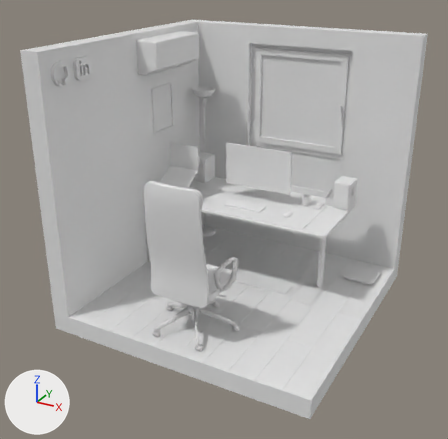
The glTF model public/models/room.glb, before and after one commit.
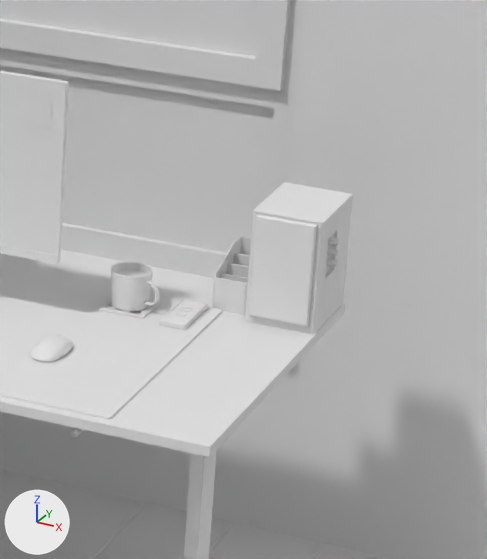
Old and new are each drawn whole from a 50 mm camera at (11.27, -21.85, 14.01) aimed at (-0.28, -0.87, 3.52) and again close up on the part from 62% to 87% of the width and 31% to 60% of the height. The axes (+X, +Y, +Z) are drawn at lower left. The lights are the same throughout. Where no turn or scale is listed for an object, it has been applied to the vertices.

The first close-up shows 'Coaster', 'Cup', 'Mouse_pad', 'floor', 'glass-bottom', 'glass-top', 'monitor', 'monitor_screen', 'right_speaker', 'tabletop', 'top-part', 'wall-right', 'window', 'window-frame'.
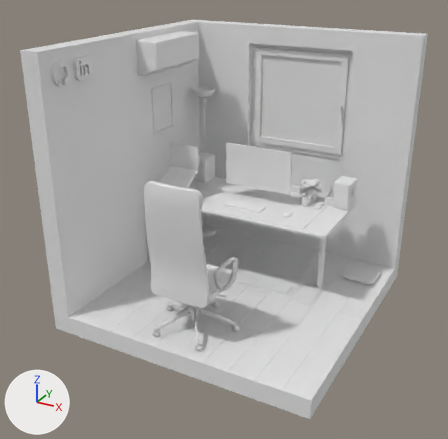
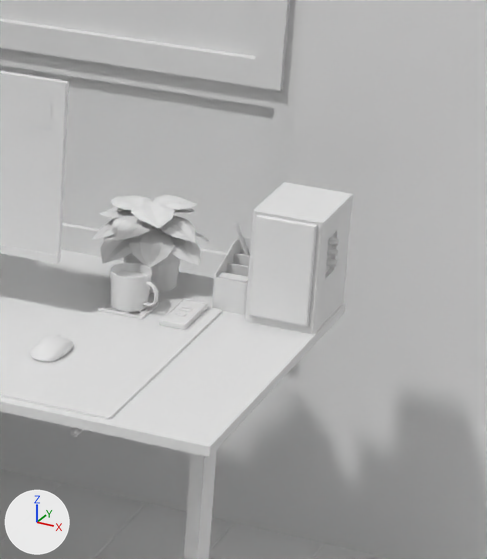
Commit message: Added flower

Where the newer file only moved an object's origin or applied its transform, the numbers keep the older frame.

Edits to the bpy script that builds the scene:
```text
Add me_cylinder_015:
    me_cylinder_015.from_pydata(...)  # 710 vertices, 1108 faces; spans x -0.631..0.586, y -0.602..0.57, z -0.305..0.658
Change ob_coaster:
    ob_coaster.location: (2.12, 2.36, 3.53) -> (2.12, 2.33, 3.53)
Change ob_cup:
    ob_cup.location: (2.12, 2.36, 3.73) -> (2.12, 2.33, 3.73)
Add ob_flower:
    ob_flower = bpy.data.objects.new('Flower', me_cylinder_015)
    ob_flower.location = (2.04, 3.14, 3.75)
```

What differs and where, as boxes [x1, y1, x2, y2] in the close-ups (487 x 559 px):
'Flower', added: after [92, 195, 209, 293]
'Cup', moved: before [111, 262, 159, 311]; after [110, 263, 159, 312]
'Coaster', moved: before [99, 298, 160, 319]; after [98, 298, 159, 320]
